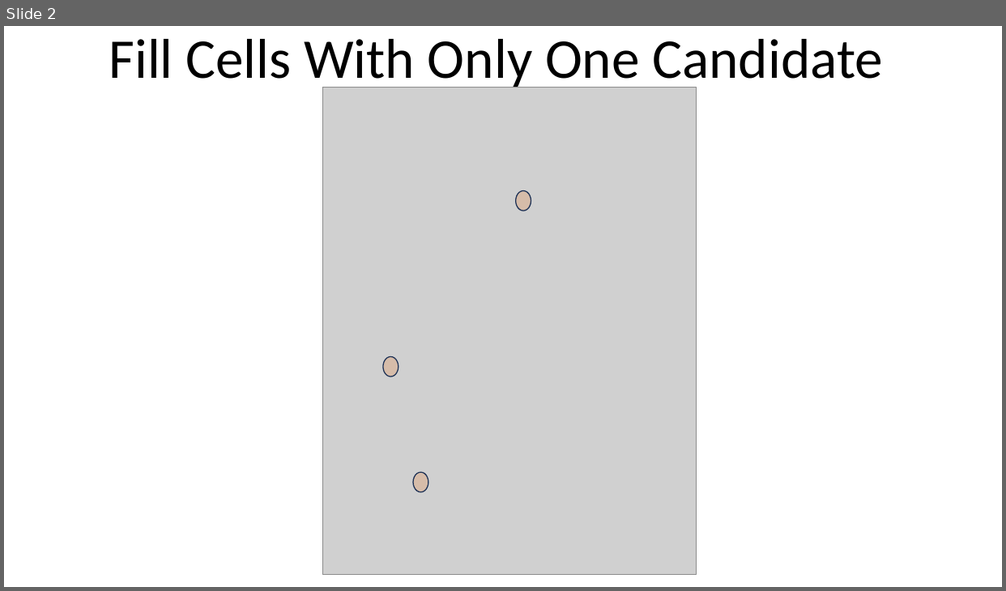
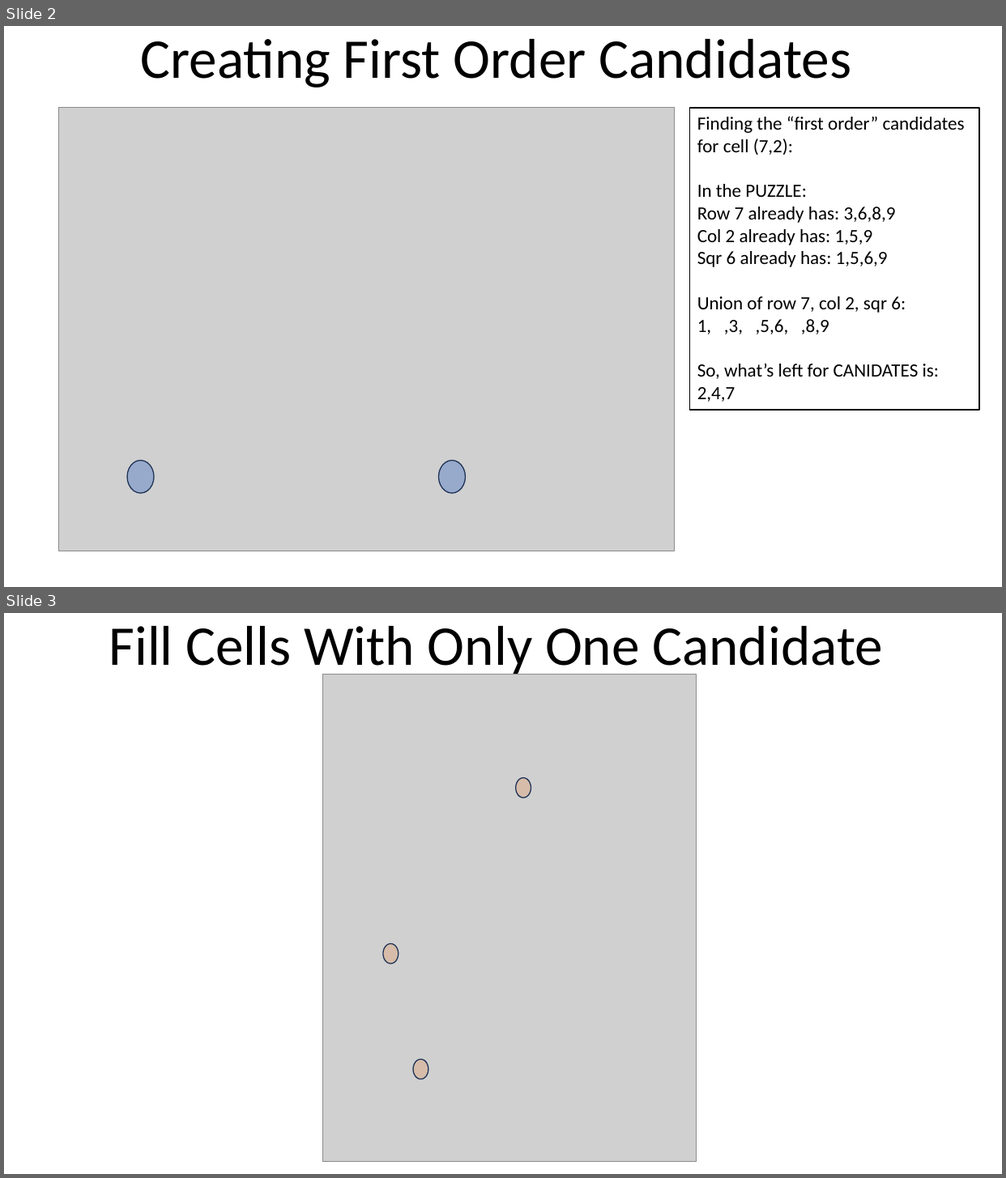
Before and after one commit to sgarrow/soduko, a slide deck: docs/prunning.pptx. Shown one above the other, each under a label of ours: slide 2 before the commit, slides 2 and 3 after it. The pictures are 1006x591 and 1006x1178 pixels, drawn with LibreOffice and Linux fonts; fonts in the diff are those of the drawing; grey boxes stand for pictures. Boxes give left, top, right and bottom in pixels: in the first picture for what was removed or moved away, otherwise in the second. Text is boxed around its words. In the diff, an @@ line names an element or a change of style, - is before the commit and + after.

```diff
--- a/docs/prunning.pptx
+++ b/docs/prunning.pptx
@@ slide 2 added at (4,26,1002,587), background #FFFFFF @@
@@ title added at (141,39,851,88), 54 pt, text #000000 @@
+Creating First Order Candidates
@@ picture added at (58,108,674,552) @@
@@ rectangle added at (690,108,979,410), outline #000000 1.25 pt, 18 pt, text #000000 @@
+Finding the “first order” candidates for cell (7,2):
+In the PUZZLE:
+Row 7 already has: 3,6,8,9
+Col 2 already has: 1,5,9
+Sqr 6 already has: 1,5,6,9
+Union of row 7, col 2, sqr 6:
+1, ,3, ,5,6, ,8,9
+So, what’s left for CANIDATES is:
+2,4,7
@@ ellipse added at (127,461,155,494), fill #4472C4 at 40% opacity, outline #1E3256 1 pt @@
@@ ellipse added at (439,461,466,494), fill #4472C4 at 40% opacity, outline #1E3256 1 pt @@
@@ what was slide 2 is now slide 3 @@
```
Also in this commit, not shown: 1 slide changed, 1 other file.
